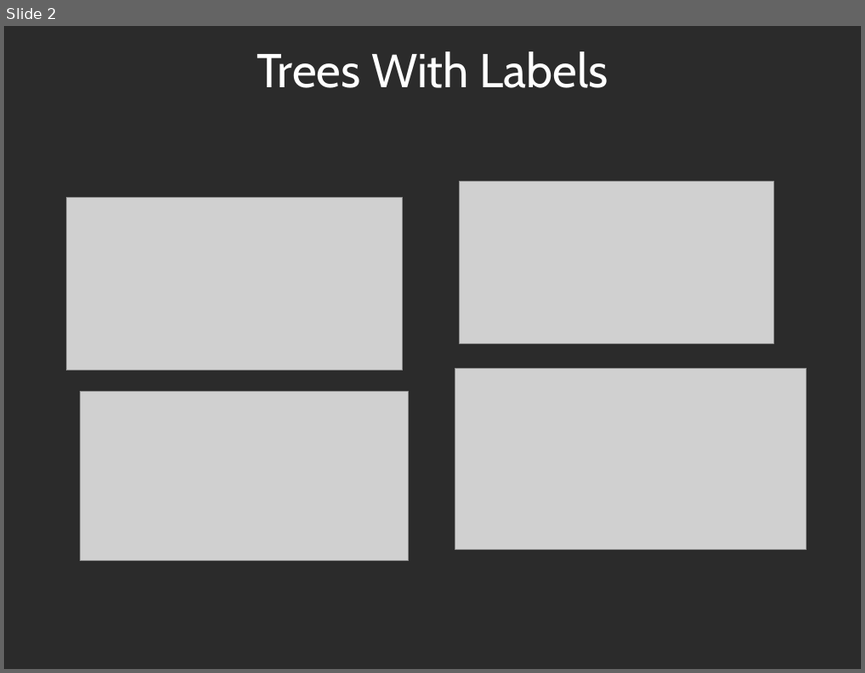
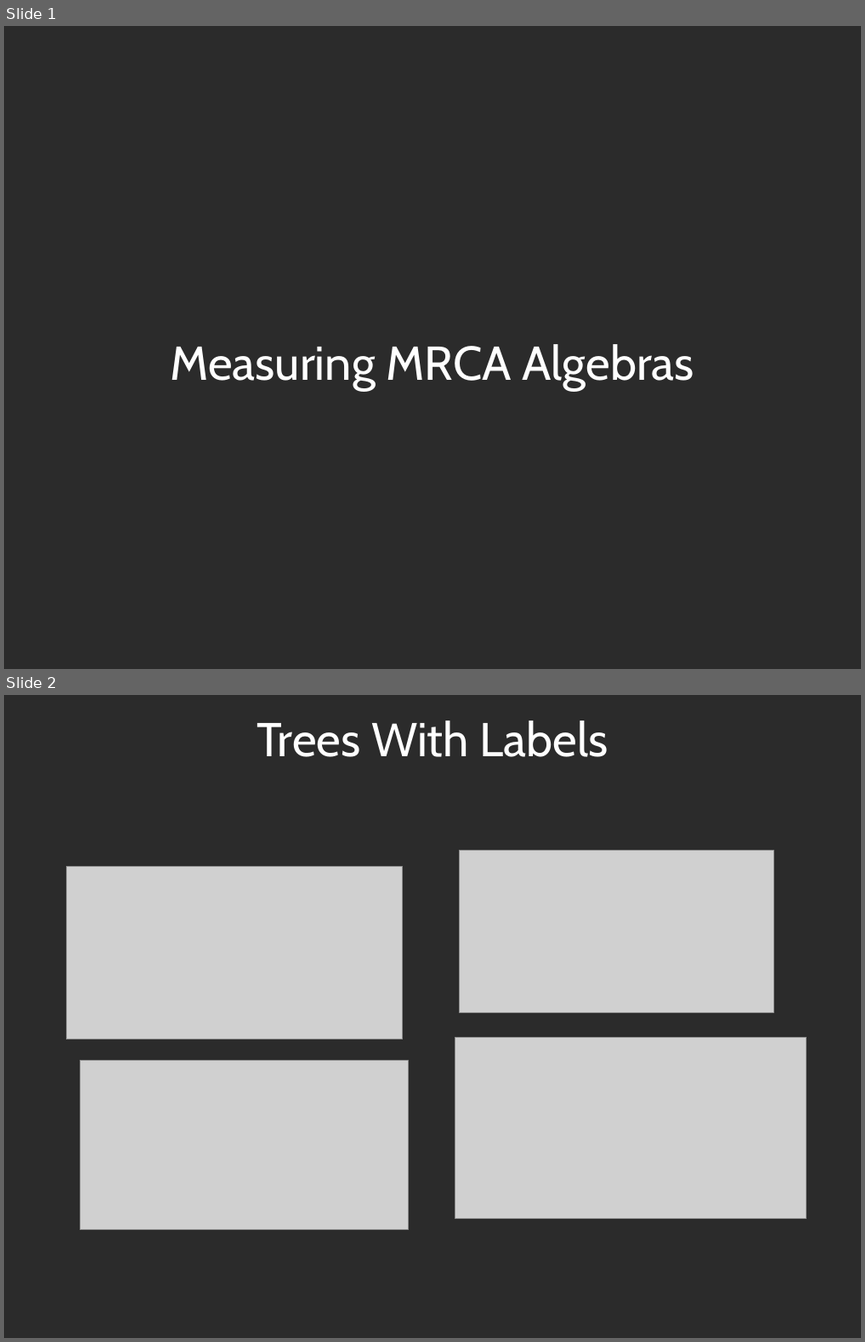
Before and after one commit to spiveeworks/treeshapes, a slide deck: presentation.odp. Shown one above the other, each under a label of ours: slide 2 before the commit, slides 1 and 2 after it. The pictures are 865x673 and 865x1342 pixels, drawn with LibreOffice and Linux fonts; fonts in the diff are those of the drawing; grey boxes stand for pictures; background and template pictures are left out; a plain dark background stands for a picture behind light text. Boxes give left, top, right and bottom in pixels: in the first picture for what was removed or moved away, otherwise in the second. Text is boxed around its words. In the diff, an @@ line names an element or a change of style, - is before the commit and + after.

Commit message:
presentation title

```diff
--- a/presentation.odp
+++ b/presentation.odp
@@ slide 1 added at (4,26,861,669), background picture (left out) @@
@@ title added at (171,344,694,391), 44 pt, text #FFFFFF @@
+Measuring MRCA Algebras
```
Also in this commit, not shown: 1 slide removed.
